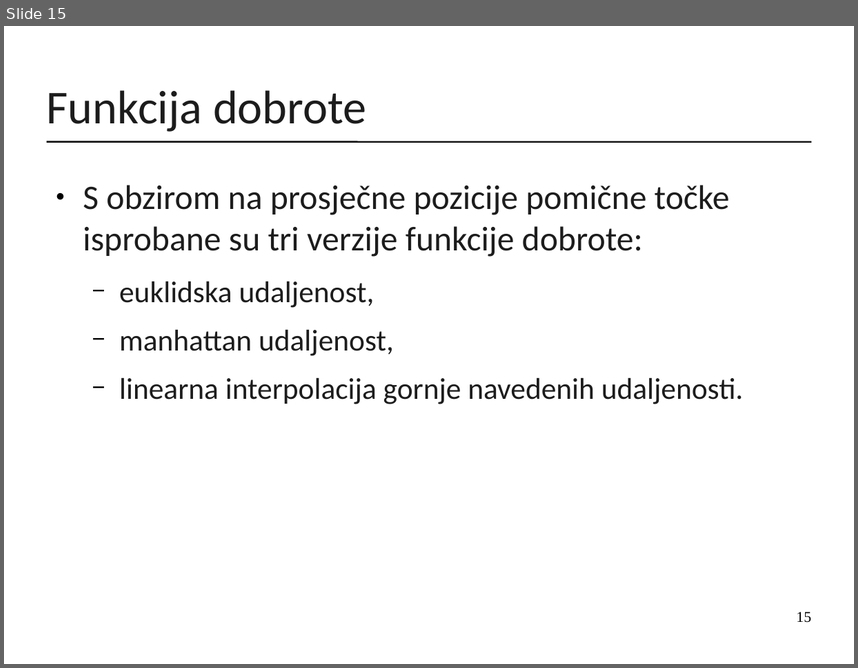
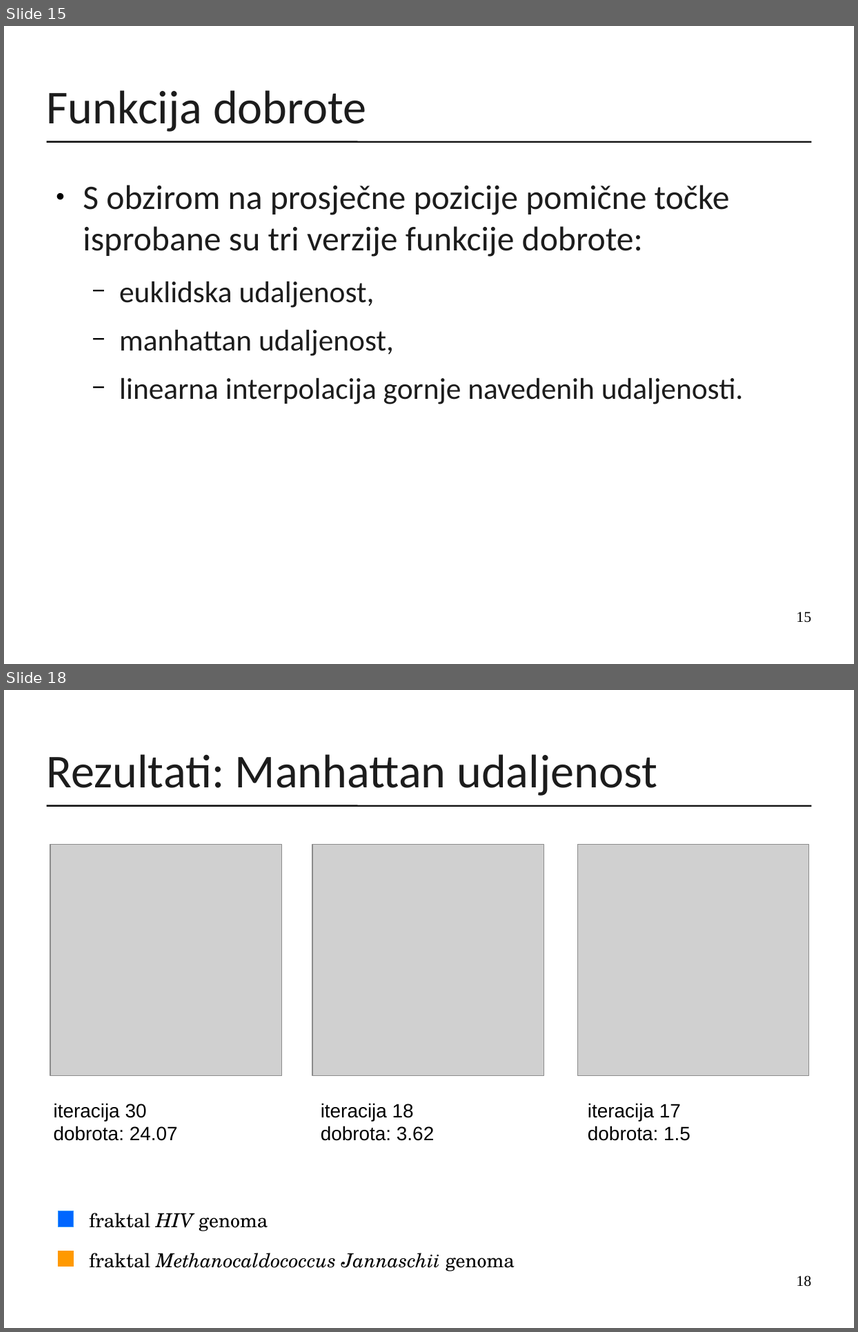
Before and after one commit to mirjamsk/DNAdrivenIFS, a slide deck: CD_bundle/prezentacija.odp. Shown one above the other, each under a label of ours: slide 15 before the commit, slides 15 and 18 after it; the slides between them are not shown. The pictures are 858x668 and 858x1332 pixels, drawn with LibreOffice and Linux fonts; fonts in the diff are those of the drawing; grey boxes stand for pictures. Boxes give left, top, right and bottom in pixels: in the first picture for what was removed or moved away, otherwise in the second. Text is boxed around its words. In the diff, an @@ line names an element or a change of style, - is before the commit and + after.

```diff
--- a/CD_bundle/prezentacija.odp
+++ b/CD_bundle/prezentacija.odp
@@ slide 18 added at <box>4,690,854,1328</box>, background #FFFFFF; not listed: 1 template element that a slide beside it also shows @@
@@ title added at <box>47,754,657,796</box>, 44 pt, text #1C1C1C @@
+Rezultati: Manhattan udaljenost
@@ picture added at <box>50,845,281,1076</box> @@
@@ picture added at <box>312,845,544,1076</box> @@
@@ picture added at <box>578,845,809,1076</box> @@
@@ text added at <box>54,1103,178,1141</box>, 18 pt, text #000000 @@
+iteracija 30
+dobrota: 24.07
@@ text added at <box>321,1103,434,1141</box>, 18 pt, text #000000 @@
+iteracija 18
+dobrota: 3.62
@@ text added at <box>588,1103,691,1141</box>, 18 pt, text #000000 @@
+iteracija 17
+dobrota: 1.5
@@ rectangle added at <box>58,1211,74,1226</box>, fill #0066FF, outline #3399FF 0 pt @@
@@ text added at <box>89,1212,268,1231</box>, 18 pt, text #000000 @@
+fraktal HIV genoma
@@ rectangle added at <box>58,1251,74,1266</box>, fill #FF9900, outline #FF9900 0 pt @@
@@ text added at <box>89,1252,515,1271</box>, 18 pt, text #000000, italic @@
+fraktal Methanocaldococcus Jannaschii genoma
@@ page number added at <box>796,1275,811,1286</box>, 14 pt, text #000000 @@
+18
```
Also in this commit, not shown: 1 slide changed, 2 other slides added, 1 other file.
